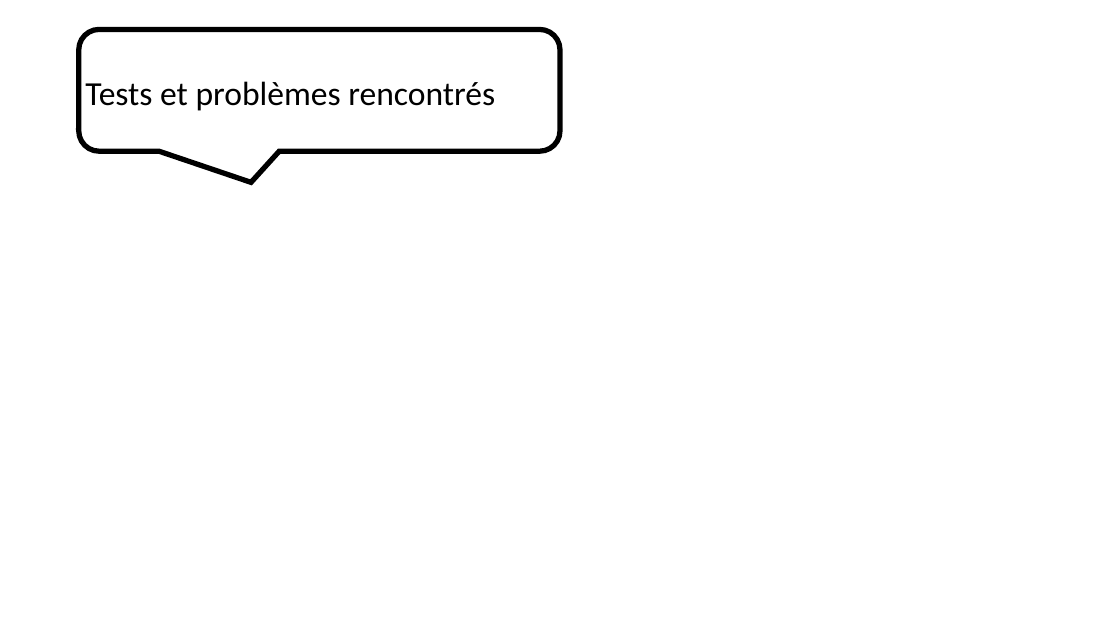
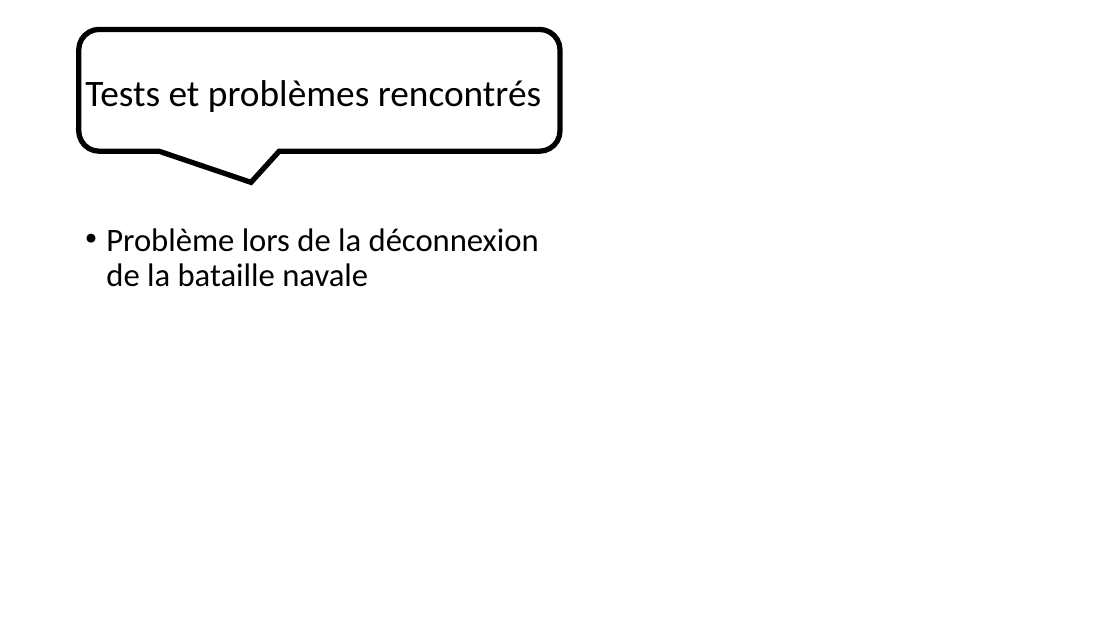
Before and after one commit to JonathanGuerne/MiniGames, a slide deck: slide 9 of Documentation/Présentation/Présentation.pptx. Drawn at 1120x630 pixels with LibreOffice and Linux fonts; fonts in the diff are those of the drawing; background and template pictures are left out. Boxes give left, top, right and bottom in pixels: in the first picture for what was removed or moved away, otherwise in the second. Text is boxed around its words. In the diff, an @@ line names an element or a change of style, - is before the commit and + after.

```diff
--- a/Documentation/Présentation/Présentation.pptx
+++ b/Documentation/Présentation/Présentation.pptx
@@ title "Tests et problèmes rencontrés" at [85, 80, 541, 112]: size 28.8 to 32 pt @@
@@ text added at [106, 228, 539, 287], 28 pt, text #000000 @@
+• Problème lors de la déconnexion de la bataille navale
```
Also in this commit, not shown: 2 other slides changed, 10 other files.
